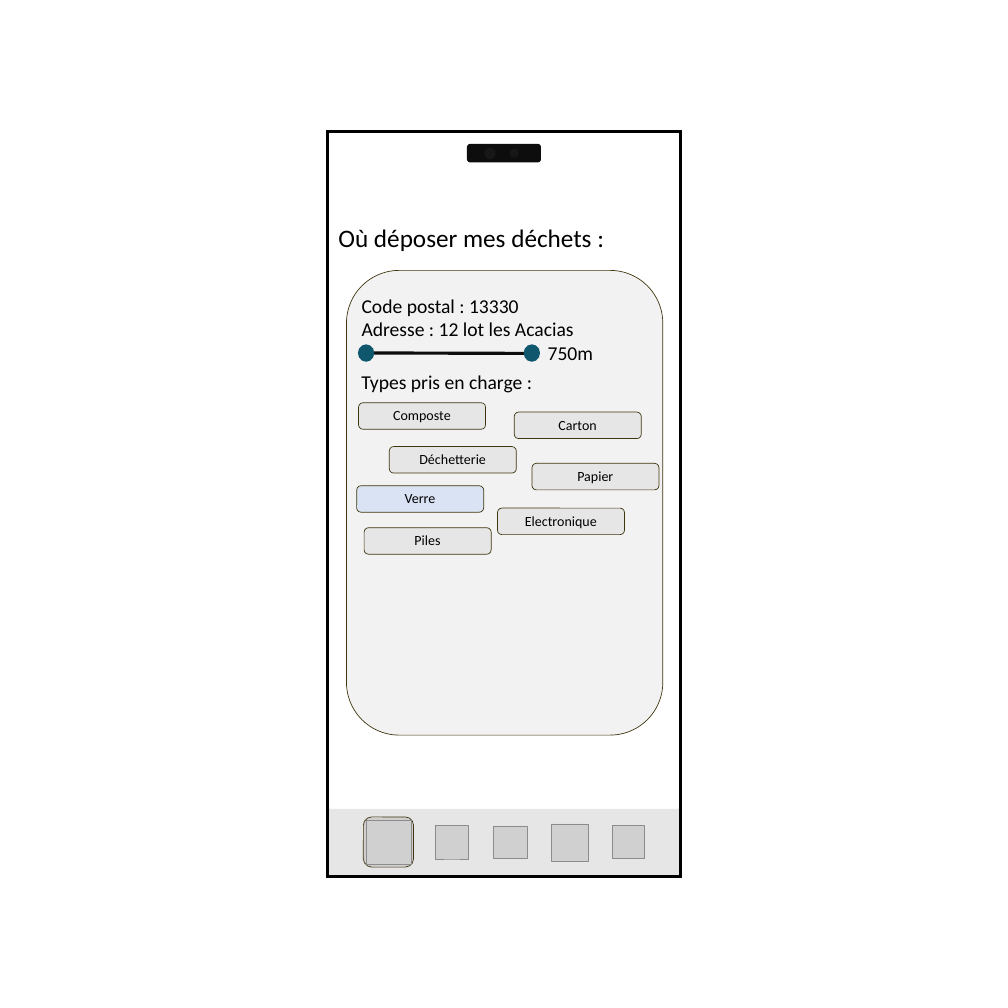
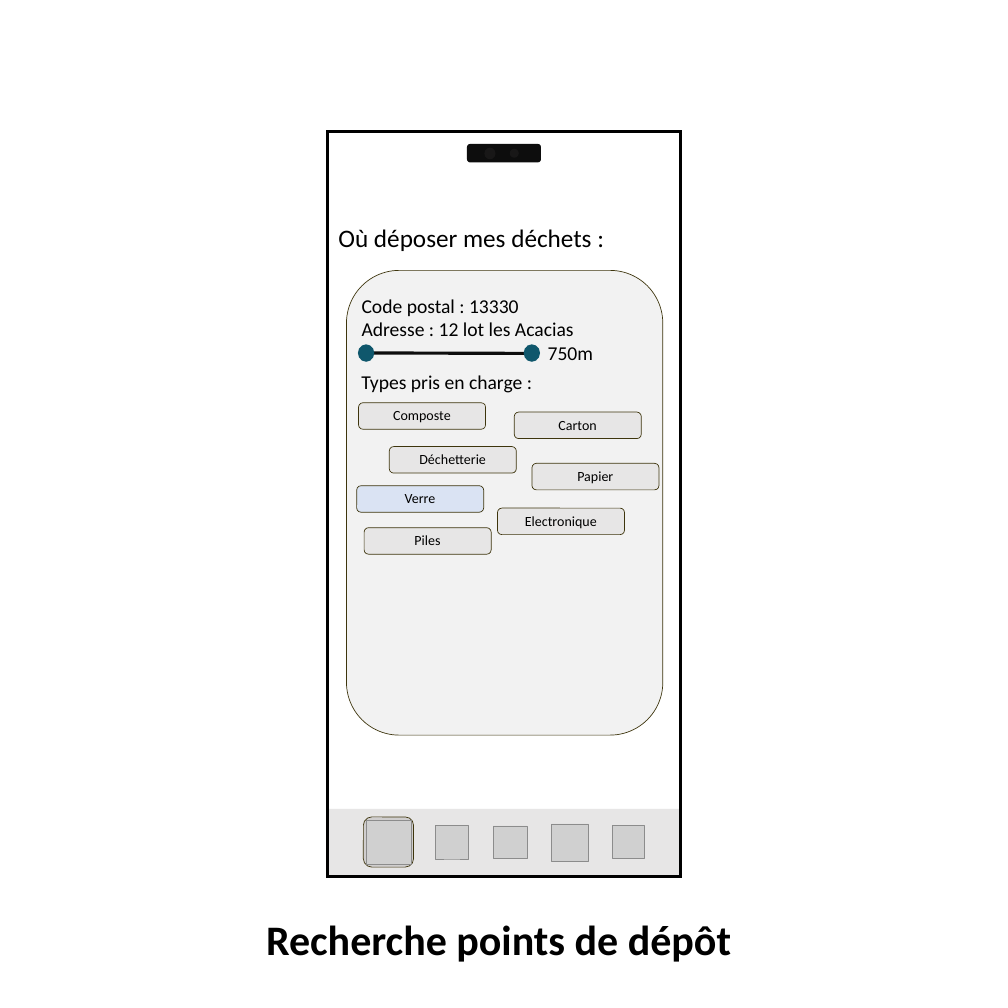
Before and after one commit to CarolusIntelligence/green_ia, a slide deck: slide 6 of doc/wireframe/Présentation1.pptx. Drawn at 1008x1008 pixels with LibreOffice and Linux fonts; fonts in the diff are those of the drawing; grey boxes stand for pictures. Boxes give left, top, right and bottom in pixels: in the first picture for what was removed or moved away, otherwise in the second. Text is boxed around its words. In the diff, an @@ line names an element or a change of style, - is before the commit and + after.

```diff
--- a/doc/wireframe/Présentation1.pptx
+++ b/doc/wireframe/Présentation1.pptx
@@ text added at (266, 925, 731, 962), 60 pt, text #000000, bold @@
+Recherche points de dépôt
```
Also in this commit, not shown: 5 other slides changed, 3 other files.
